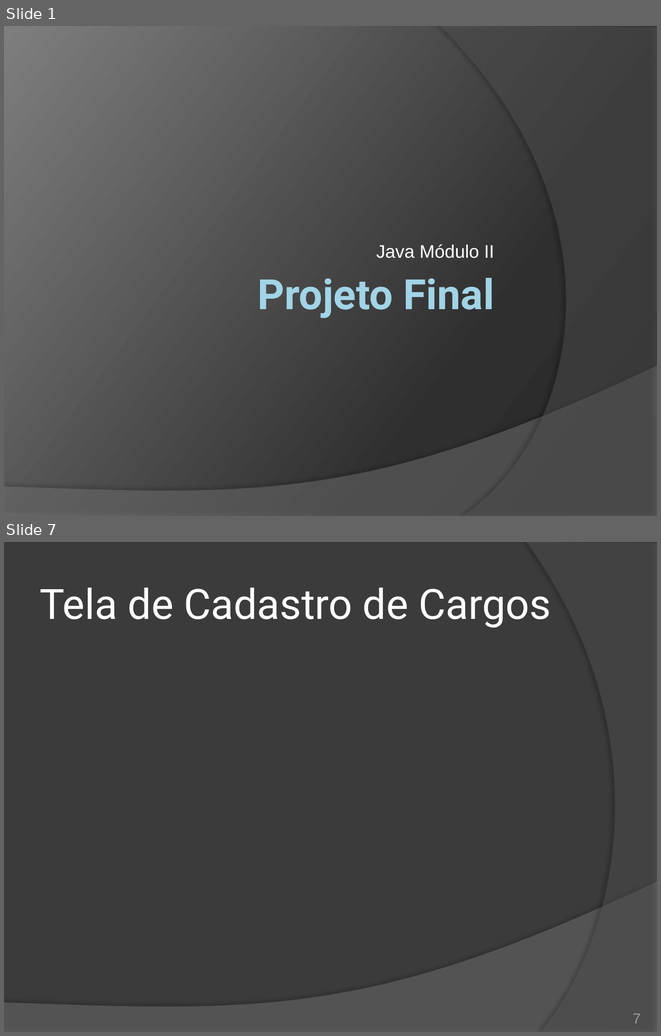
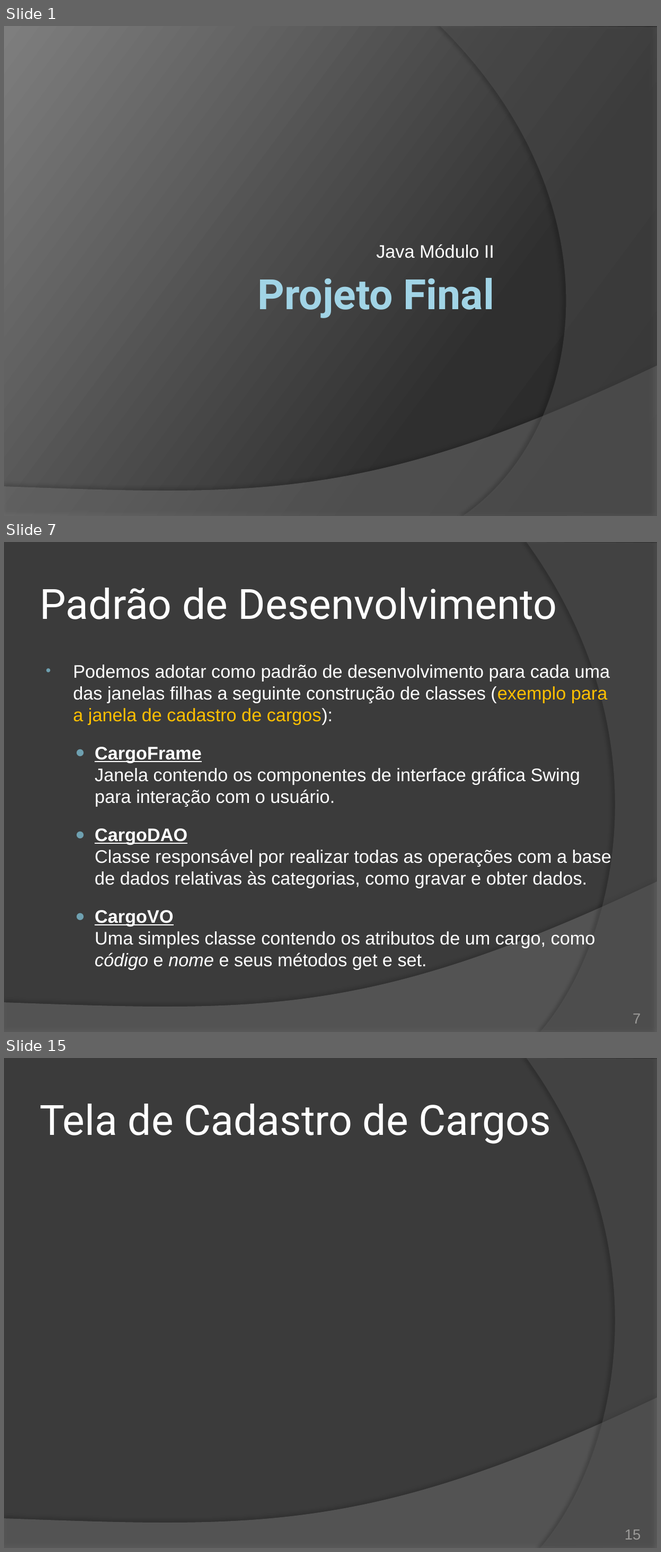
Before and after one commit to duchesqui/slzvieira-training, a slide deck: 2-Java-Programmer-Modulo-II/20.ProjetoFinal.pptx. Shown one above the other, each under a label of ours: slides 1 and 7 before the commit, slides 1, 7 and 15 after it; the slides between them are not shown. The pictures are 661x1036 and 661x1552 pixels, drawn with LibreOffice and Linux fonts; fonts in the diff are those of the drawing. Boxes give left, top, right and bottom in pixels: in the first picture for what was removed or moved away, otherwise in the second. Text is boxed around its words. In the diff, an @@ line names an element or a change of style, - is before the commit and + after.

```diff
--- a/2-Java-Programmer-Modulo-II/20.ProjetoFinal.pptx
+++ b/2-Java-Programmer-Modulo-II/20.ProjetoFinal.pptx
@@ slide 7 added at <box>4,542,657,1032</box>, background #3B3B3B; not listed: 2 template elements that a slide beside it also shows @@
@@ title added at <box>40,588,557,619</box>, 46 pt, text #FFFFFF @@
+Padrão de Desenvolvimento
@@ text added at <box>73,664,611,969</box>, 20 pt, text #FFFFFF @@
+• Podemos adotar como padrão de desenvolvimento para cada uma das janelas filhas a seguinte construção de classes (exemplo para a janela de cadastro de cargos):
+  ● CargoFrame
+    Janela contendo os componentes de interface gráfica Swing para interação com o usuário.
+  ● CargoDAO
+    Classe responsável por realizar todas as operações com a base de dados relativas às categorias, como gravar e obter dados.
+  ● CargoVO
+    Uma simples classe contendo os atributos de um cargo, como código e nome e seus métodos get e set.
@@ page number added at <box>633,1013,641,1023</box>, 16 pt, text #9D9B9A @@
+7
@@ what was slide 7 is now slide 15 @@
@@ page number at <box>625,1529,641,1539</box>: text changed @@
-7
+15
```
Also in this commit, not shown: 4 slides changed, 8 other slides added, 1 slide removed, 6 other files.
